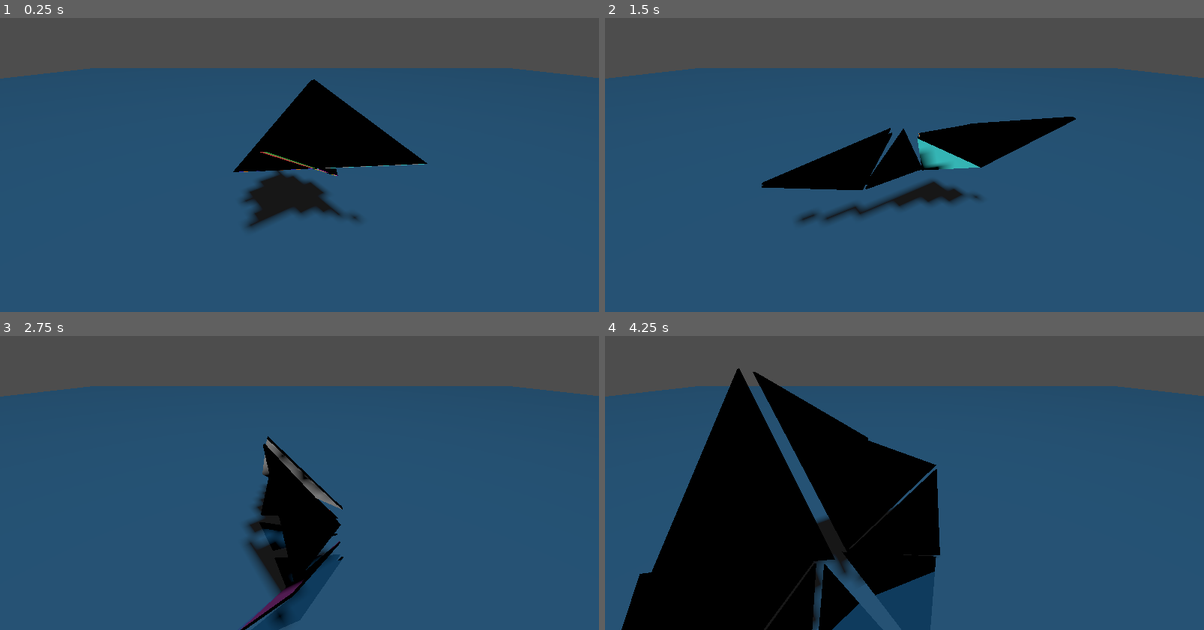
Above: before the commit, frames 1-4 (two rows, left to right).
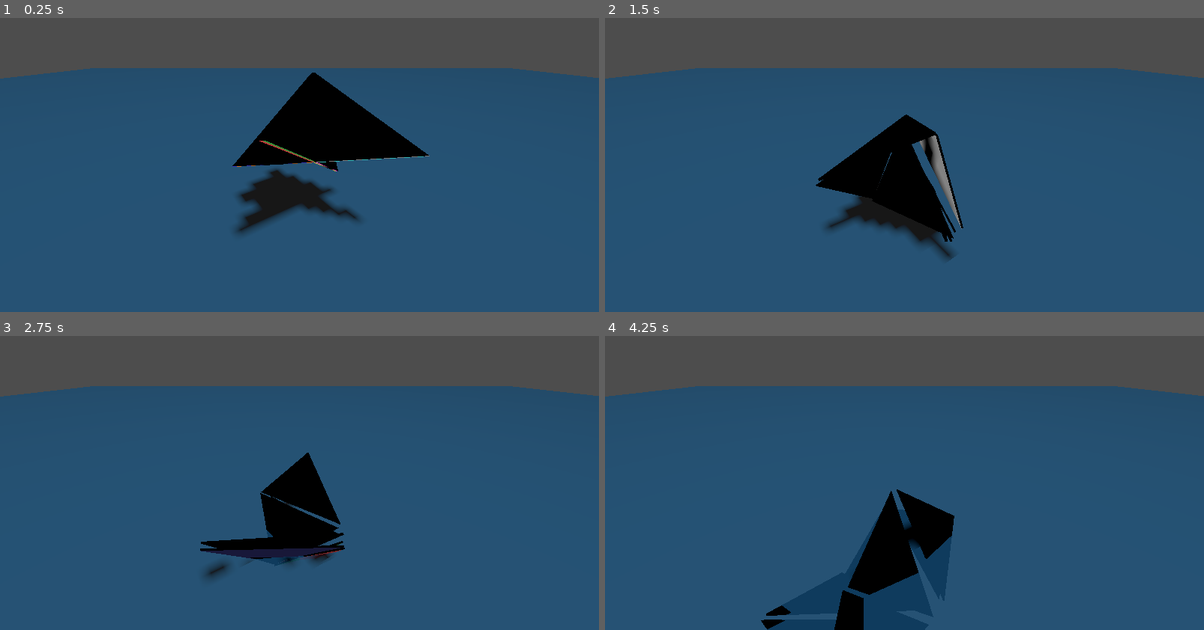
Above: after the commit, the same moments.

Repository: q-qo-o/origami_robot
Game: Godot game, scene res://scenes/ocean.tscn
Two runs of this game, one before a commit and one after it. Both use one fixed random seed, a clock stepped at 60 frames per second and the inputs below.
Inputs (mouse positions are in pixels of both pictures, inside the frame that each line leads up to):
- Up to frame 1 (0.25 s): no input
- Up to frame 2 (1.5 s): move the mouse to (1036, 126) at 0.52 s; hold Shift 0.53-1.25 s; click (1036, 126) at 0.67 s; drag from (784, 162) to (874, 212) at 1.27 s
- Up to frame 3 (2.75 s): move the mouse to (359, 388) at 2.02 s; hold Shift from 2.03 s (still down); click (359, 388) at 2.17 s
- Up to frame 4 (4.25 s): release Shift at 2.75 s; drag from (874, 530) to (724, 412) at 2.77 s; move the mouse to (1084, 512) at 3.52 s; hold Shift from 3.53 s (still down); click (1084, 512) at 3.67 s

The runs differ from the first frame. In frame 1, 2.1% of the frame differs, in the area x 38-72%, y 18-74%; in frame 2, 7.4%; in frame 3, 4.3%; in frame 4, 26%, in the area x 2-59%, y 10-100%.

Commit message:
增大水动力学阻尼以抑制机器人滚动
- 利用 buoyancy_mesh.gd 已有的 water_drag / water_angular_drag 参数
- 为全部 8 个 face 设置：
  - water_drag = 1.5        (线性速度阻尼，模拟水的粘性阻力)
  - water_angular_drag = 3.0 (角速度阻尼，抑制翻滚旋转)
- 阻尼按浸没比例缩放，部分入水时自动减弱
- 同时启用 physics_interpolation 改善渲染平滑度

Diff:
--- a/project.godot
+++ b/project.godot
@@ -25,7 +25,9 @@
 
 [physics]
 
+common/max_physics_steps_per_frame=16
 3d/physics_engine="Jolt Physics"
+common/physics_interpolation=true
 
 [rendering]
 
--- a/scenes/origami_robot.tscn
+++ b/scenes/origami_robot.tscn
@@ -159,6 +159,8 @@
 [node name="face6" type="RigidBody3D" parent="." unique_id=1412095508]
 script = ExtResource("buoyancy_script")
 buoyancy_multiplier = 2.0
+water_drag = 1.5
+water_angular_drag = 3.0
 transform = Transform3D(-4.371139e-08, -1, -9.248904e-06, 1, -4.371139e-08, -4.042824e-13, 0, -9.248904e-06, 1, 0.16142395, 0.009999908, 1.585505e-06)
 mass = 1.325
 center_of_mass_mode = 1
@@ -174,6 +176,8 @@
 [node name="face7" type="RigidBody3D" parent="." unique_id=246406852]
 script = ExtResource("buoyancy_script")
 buoyancy_multiplier = 2.0
+water_drag = 1.5
+water_angular_drag = 3.0
 transform = Transform3D(-9.254613e-06, -1, 1.7484555e-07, 1, -9.254613e-06, 8.0906397e-13, 8.0906397e-13, 1.7484555e-07, 1, 0.08571429, 0.010000792, 3.8184754e-18)
 mass = 1.325
 center_of_mass_mode = 1
@@ -189,6 +193,8 @@
 [node name="face5" type="RigidBody3D" parent="." unique_id=2037208283]
 script = ExtResource("buoyancy_script")
 buoyancy_multiplier = 2.0
+water_drag = 1.5
+water_angular_drag = 3.0
 transform = Transform3D(-1, -8.083262e-13, -9.210902e-06, 3.0835635e-15, -1, 8.742278e-08, -9.210902e-06, 8.742278e-08, 1, -0.020004625, 0.26714277, -9.249942e-08)
 mass = 1.325
 center_of_mass_mode = 1
@@ -204,6 +210,8 @@
 [node name="face3" type="RigidBody3D" parent="." unique_id=1872131419]
 script = ExtResource("buoyancy_script")
 buoyancy_multiplier = 2.0
+water_drag = 1.5
+water_angular_drag = 3.0
 transform = Transform3D(9.254613e-06, 1, -9.2491055e-06, -1, 9.254613e-06, -4.2799642e-11, 4.2797252e-11, 9.2491055e-06, 1, -0.5342903, -0.010004849, -4.8490892e-06)
 mass = 1.325
 center_of_mass_mode = 1
@@ -219,6 +227,8 @@
 [node name="face2" type="RigidBody3D" parent="." unique_id=1457562950]
 script = ExtResource("buoyancy_script")
 buoyancy_multiplier = 2.0
+water_drag = 1.5
+water_angular_drag = 3.0
 transform = Transform3D(-4.371139e-08, 1, -7.7545866e-17, -1, -4.371139e-08, 3.3896375e-24, 0, 7.7545866e-17, 1, -0.43857142, -0.01, 1.8561552e-16)
 mass = 1.325
 center_of_mass_mode = 1
@@ -234,6 +244,8 @@
 [node name="face1" type="RigidBody3D" parent="." unique_id=864587737]
 script = ExtResource("buoyancy_script")
 buoyancy_multiplier = 2.0
+water_drag = 1.5
+water_angular_drag = 3.0
 transform = Transform3D(1, -1.6097467e-16, -1.110223e-16, 1.6097467e-16, 1, -1.811248e-15, 1.110223e-16, 1.811248e-15, 1, 8.881784e-17, -0.35285714, 2.0188819e-16)
 mass = 1.325
 center_of_mass_mode = 1
@@ -249,6 +261,8 @@
 [node name="face4" type="RigidBody3D" parent="." unique_id=1984966369]
 script = ExtResource("buoyancy_script")
 buoyancy_multiplier = 2.0
+water_drag = 1.5
+water_angular_drag = 3.0
 transform = Transform3D(-1, -8.0860416e-13, -9.210902e-06, 3.3615106e-15, -1, 8.742278e-08, -9.210902e-06, 8.742278e-08, 1, -0.020004625, 0.5999999, -9.248519e-08)
 mass = 1.325
 center_of_mass_mode = 1
@@ -264,6 +278,8 @@
 [node name="face0" type="RigidBody3D" parent="." unique_id=1383969810]
 script = ExtResource("buoyancy_script")
 buoyancy_multiplier = 2.0
+water_drag = 1.5
+water_angular_drag = 3.0
 mass = 1.325
 center_of_mass_mode = 1
 center_of_mass = Vector3(0.16666667, 0.005, -0.16666667)
